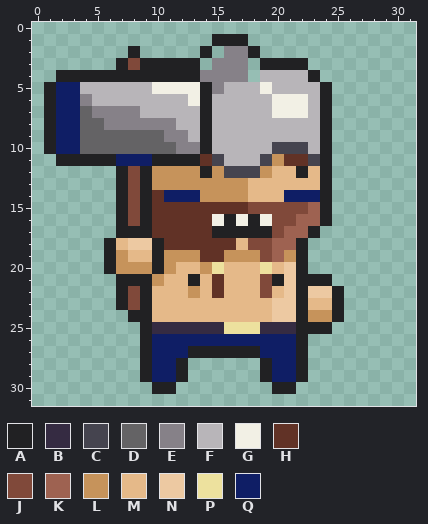
Pixel-art file -- Assets/Smooz/Arts/Heroes/Animation/Blue_Basic_Idle.aseprite. Above, as it was before the edit.
32x32 pixels, 1 frame.
Visible layers, top first: "Hand_R", "Hammer", "Body", "Hand_L".
Palette (. is transparent): A #212123  B #352b42  C #45444f  D #646365  E #868188  F #b8b5b9  G #f2f0e5  H #613226  J #80493a  K #9e6251  L #c6935b  M #e5b989  N #edc9a2  P #ede19e  Q #0f1e65
Pixels before, first column x 1:
 1 ..............AAA........
 2 .......A.....A.EEA.......
 3 ......AJAAAAA.EEE.AAAA...
 4 .AAAAAAAAAAAAEEEE.FFFFA..
 5 AQQFFFFFFGGGGAEFFFGFFFFA.
 6 AQQEFFFFFFFFGAFFFFFGGGFA.
 7 AQQDEEEEFFFFFAFFFFFGGGFA.
 8 AQQDDEEEEEEFFAFFFFFFFFFA.
 9 AQQDDDDDDDEEFAFFFFFFFFFA.
10 AQQDDDDDDDDEEAFFFFFCCCFA.
11 .AAAAAQQQAAAAHCFFFCLHHCA.
12 ......AJALLLLALCCCLMMAMA.
13 ......AJALLLLLLLLMMMMMMA.
14 ......AJAHQQQLLLLMMMQQQA.
15 ......AJAHHHHHHHHJJJJJKA.
16 ......AJAHHHHHGAGAGJJKKA.
17 ......AAAHHHHHAAAAAJKKA..
18 .....AMNNAHHHHHHMJJKKA...
19 .....ALMMALLLHHLLLJKLA...
20 .....ALLLALMMLPMMMPMNA...
21 ......AAALMMAMHMMMJANAAA.
22 ......AJAMMMLMHMMMJMNANNA
23 ......AJAMMMMMMMMMMNNAMMA
24 .......AAMMMMMMMMMMNNALLA
25 ........ABBBBBBPPPBBBAAA.
26 ........AQQQQQQQQQQQQA...
27 ........AQQQAAAAAAQQQA...
28 ........AQQA......AQQA...
29 ........AQQA......AQQA...
30 .........AA........AA....
The result:
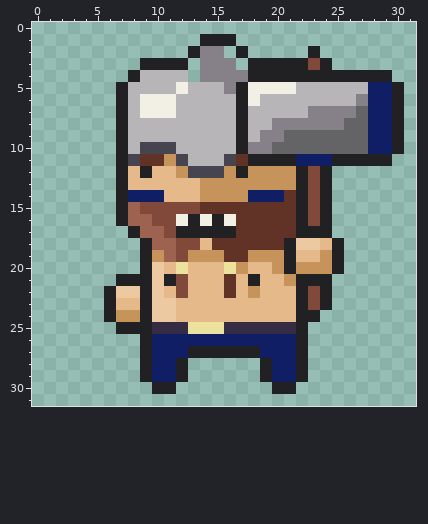
The author wrote: Resized Hero sprites and flip heroes of the blue side
Diff:
Changed rows in their new state; - is an unchanged pixel.
first column x 1:
 1 -------------A--.-------------
 2 -------.----AEE.A.----A-------
 3 ------..----.E--.A----JA------
 4 -......-FFFF.----AAAAA-AAAAAA-
 5 ......A--FF-FFFEAG-GG--FFFFQQA
 6 ......A-GGG-FF--AG-FFF-FFFEQQA
 7 ......AFGGG--F--A--FFFEEEEDQQA
 8 ......AFFFF--F--A--EEEEEEDDQQA
 9 ......AFFFFF-F--A-EEDDDDDDDQQA
10 ......AFCCCFFF--AEEDDDDDDDDQQA
11 -.....ACHHLCFFFCHAAAAQQQAAAAA-
12 -------M-MM-CCCLAL-LL-J-------
13 -------MMMMMM----LLLLAJ-------
14 -------QQQMMM----QQQHAJ-------
15 -------KJJJJJ----HHHHAJ-------
16 -------KKJJGAGAGHHHHHAJ-------
17 ------.-KKJAAA--HHHHHA-A------
18 -----...AKKJJM--HHHHANNMA-----
19 -----...ALKJ-LLHH-LLAMMLA-----
20 -----...ANMP-MMPL-MLALLLA-----
21 ---------NAJM-MH-AMML---------
22 -----ANN-N-JM-MH-LM-M-JA.-----
23 -----AMM-NN--------MM-JA.-----
24 -----ALL-NN--------MM-A..-----
25 ------AA----PPPBBB----..------
Changed places in both pictures, as pixel boxes (x1, y1, x2, y2):
changed: (44, 34, 404, 334)
